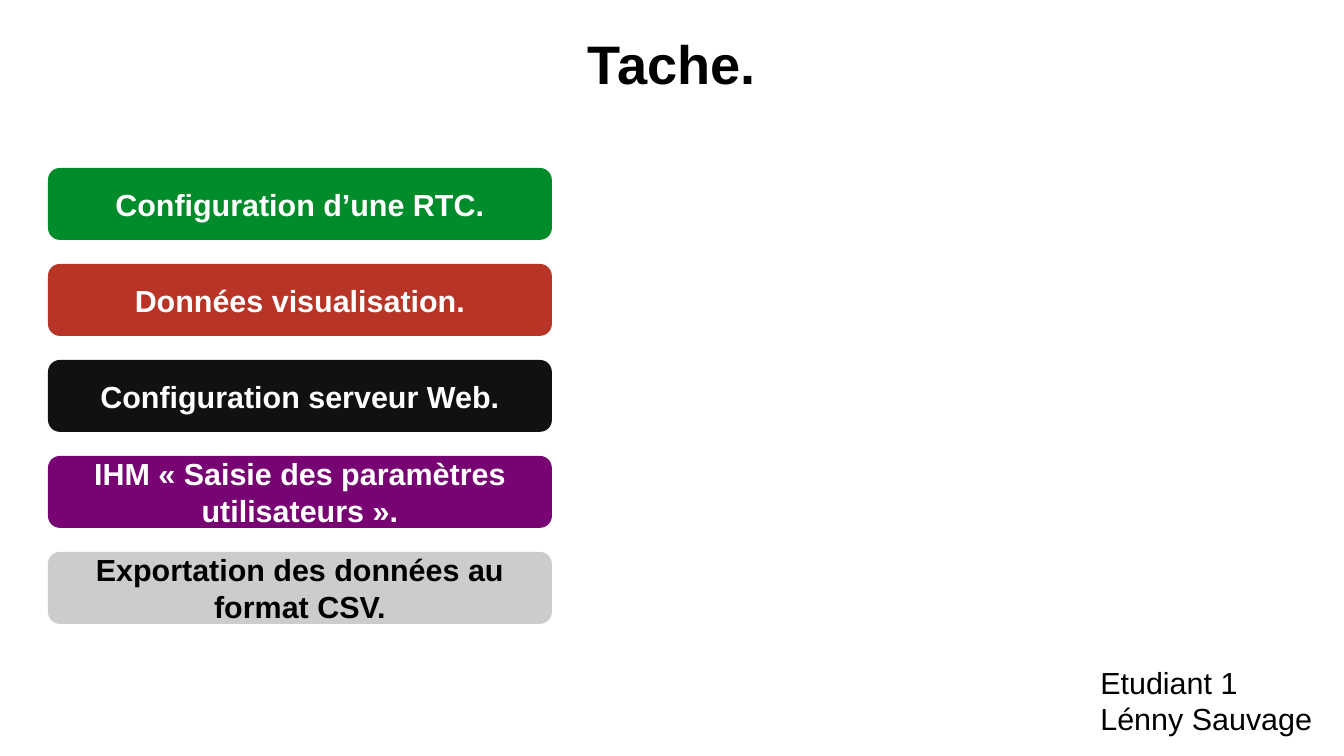
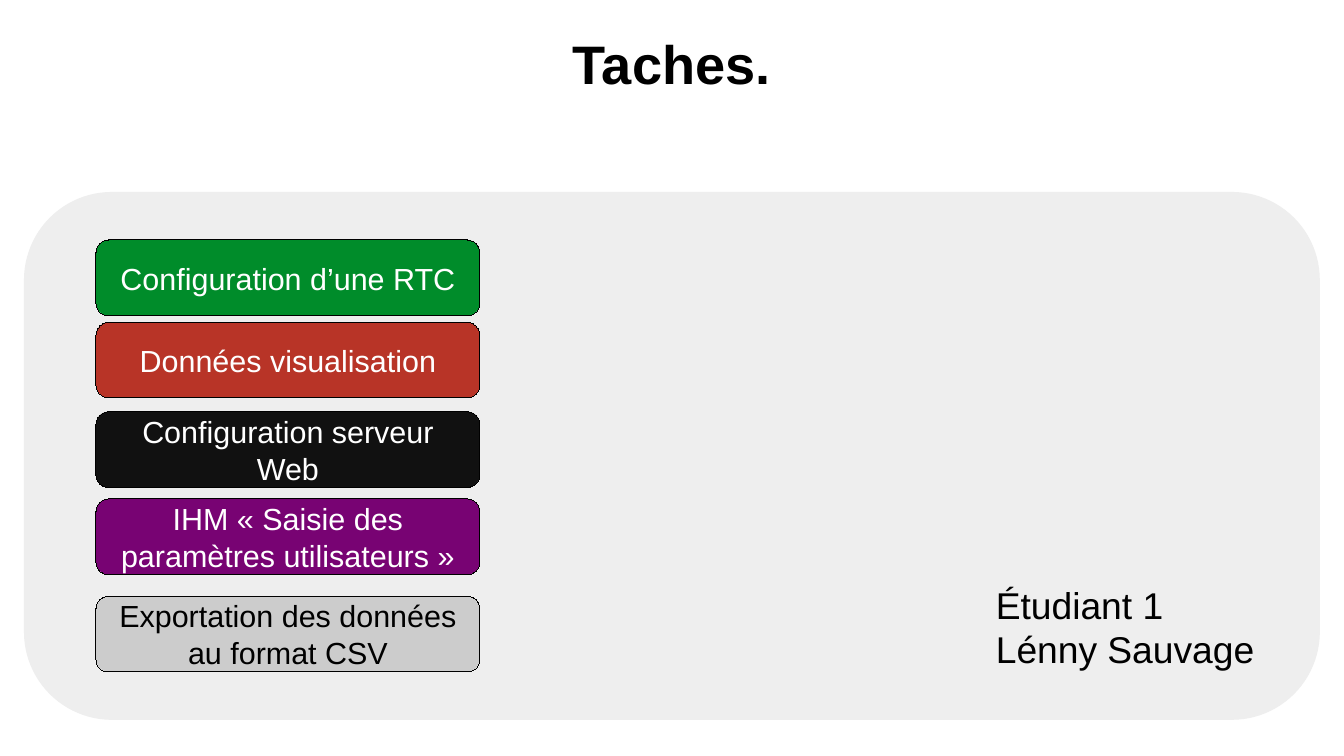
Before and after one commit to Sauvage89/sechoir-houblon, a slide deck: slide 41 of doc/diaporama/revu2/revu2_sauvage.odp (slide 1 before the commit). Drawn at 1344x756 pixels with LibreOffice and Linux fonts; fonts in the diff are those of the drawing. Boxes give left, top, right and bottom in pixels: in the first picture for what was removed or moved away, otherwise in the second. Text is boxed around its words. In the diff, an @@ line names an element or a change of style, - is before the commit and + after.

Commit message:
doc(revu2sauvage): restructuration du diapo, est ajout du contenue des tache de lénny

```diff
--- a/doc/diaporama/revu2/revu2_sauvage.odp
+++ b/doc/diaporama/revu2/revu2_sauvage.odp
@@ text at bbox=[573, 44, 771, 85]: text changed @@
-Tache.
+Taches.
@@ rounded rectangle added at bbox=[24, 191, 1321, 720], fill #EEEEEE @@
@@ outline none to #000000 0 pt in 4 elements at bbox=[96, 499, 481, 574], bbox=[96, 596, 481, 672], bbox=[96, 412, 481, 488], bbox=[96, 240, 481, 316] @@
@@ rounded rectangle "Configuration d’une RTC": place and size @@
-rounded rectangle "Configuration d’une RTC" at bbox=[48, 168, 551, 240]
+rounded rectangle "Configuration d’une RTC" at bbox=[96, 240, 481, 316]
@@ text in rounded rectangle at bbox=[120, 268, 455, 295]: text changed; bold off @@
-Configuration d’une RTC.
+Configuration d’une RTC
@@ rounded rectangle "Données visualisation": place and size @@
-rounded rectangle "Données visualisation" at bbox=[48, 265, 551, 337]
+rounded rectangle "Données visualisation" at bbox=[96, 322, 481, 398]
@@ rounded rectangle "Données visualisation" at bbox=[96, 322, 481, 398]: outline none to #000000 0 pt; proportions changed @@
@@ text in rounded rectangle at bbox=[140, 349, 436, 373]: text changed; bold off @@
-Données visualisation.
+Données visualisation
@@ rounded rectangle "Configuration serveur Web": place and size @@
-rounded rectangle "Configuration serveur Web" at bbox=[48, 360, 551, 432]
+rounded rectangle "Configuration serveur Web" at bbox=[96, 412, 481, 488]
@@ text in rounded rectangle at bbox=[142, 421, 434, 481]: text changed; bold off @@
-Configuration serveur Web.
+Configuration serveur Web
@@ rounded rectangle "IHM « Saisie des paramètres ...": place and size @@
-rounded rectangle "IHM « Saisie des paramètres ..." at bbox=[48, 456, 551, 528]
+rounded rectangle "IHM « Saisie des paramètres ..." at bbox=[96, 499, 481, 574]
@@ text in rounded rectangle at bbox=[121, 508, 430, 573]: text changed; bold off @@
-IHM « Saisie des paramètres utilisateurs ».
+IHM « Saisie des paramètres utilisateurs »
@@ rounded rectangle "Exportation des données au format ...": place and size @@
-rounded rectangle "Exportation des données au format ..." at bbox=[48, 552, 551, 624]
+rounded rectangle "Exportation des données au format ..." at bbox=[96, 596, 481, 672]
@@ text "Étudiant 1": place and size @@
-text "Étudiant 1" at bbox=[1100, 672, 1312, 736]
+text "Étudiant 1" at bbox=[996, 589, 1254, 671]
@@ text at bbox=[996, 589, 1164, 620]: text changed; size 18 to 22 pt @@
-Etudiant 1
+Étudiant 1
@@ text in rounded rectangle at bbox=[119, 604, 456, 665]: text changed; bold off @@
-Exportation des données au format CSV.
+Exportation des données au format CSV
@@ text at bbox=[996, 635, 1254, 671]: size 18 to 22 pt in "Lénny Sauvage" @@
```
Also in this commit, not shown: 18 other slides changed, 9 slides added, 3 slides removed.
